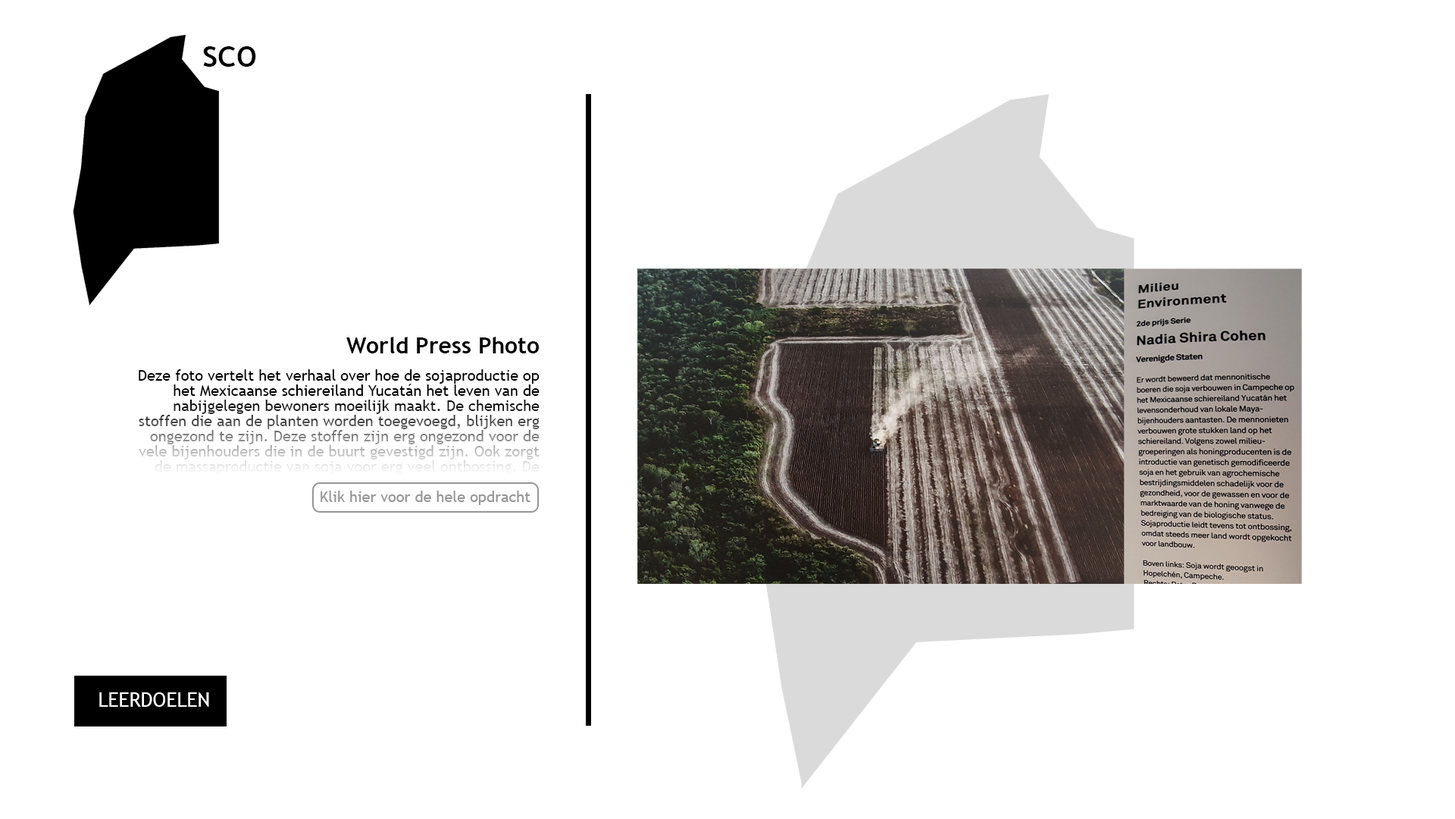
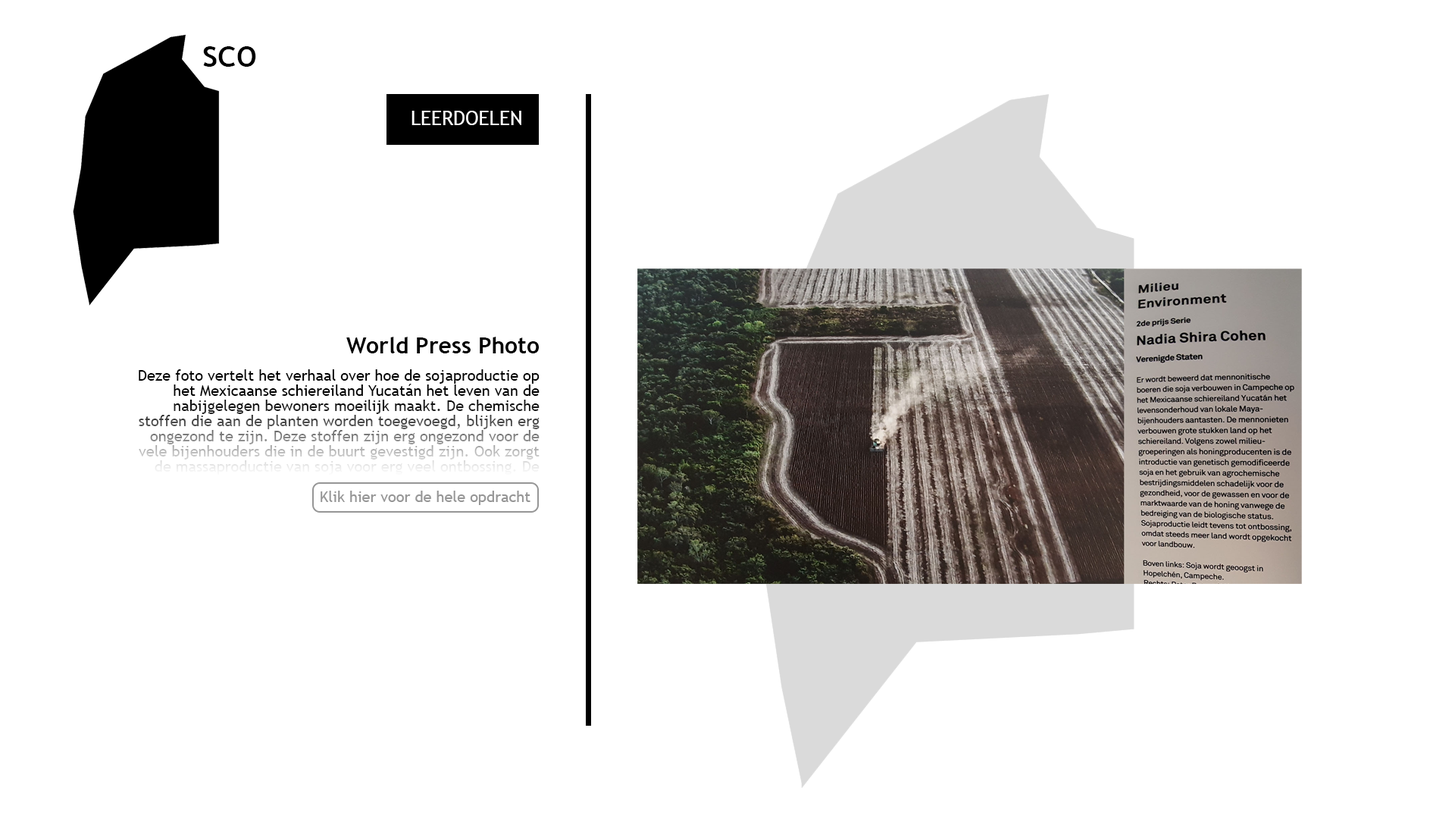
Revision of a layered 1455 × 819 image; what changed, layer by layer:
painted on "LEERDOELEN" over (x1=99, y1=110, x2=522, y2=707)
painted on "Rectangle 3" over (x1=74, y1=93, x2=539, y2=727)
